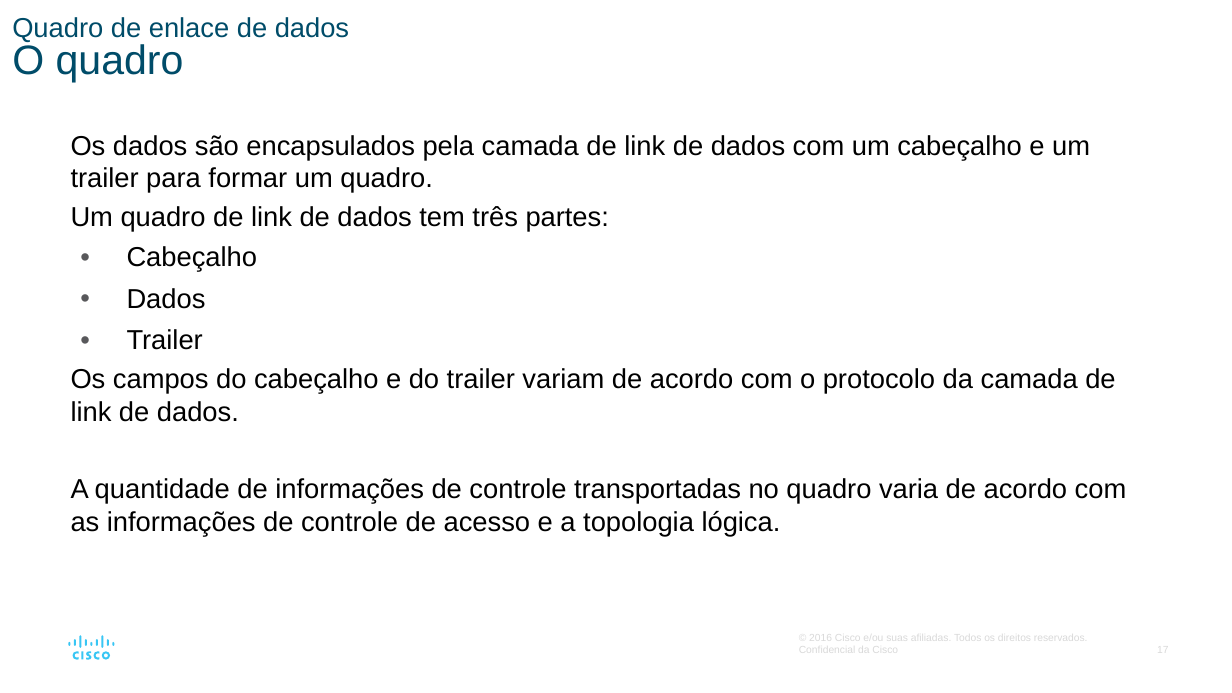
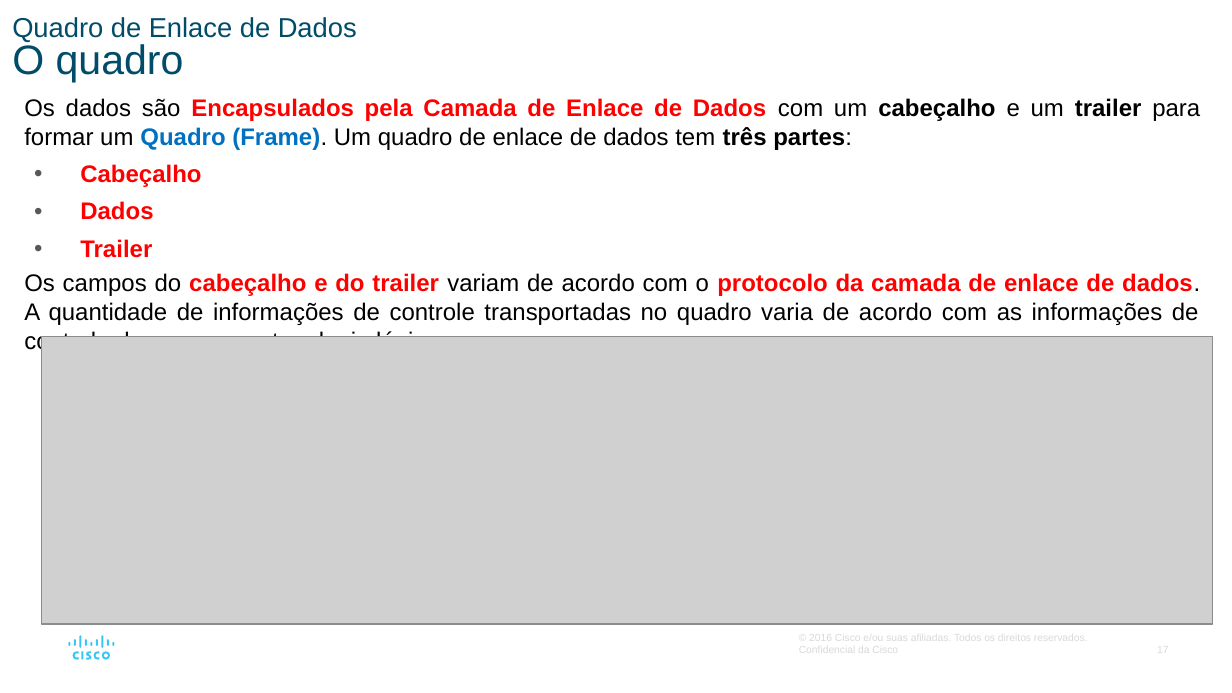
Before and after one commit to vaamonde/netacad, a slide deck: slide 17 of 02-CCNA-200-301-v7/01-CCNA-IntroducaoAsRedes-v7.02/01-Modulo01-PPTS/Modulo06-CamadaDeEnlace.pptx. Drawn at 1232x693 pixels with LibreOffice and Linux fonts; fonts in the diff are those of the drawing; grey boxes stand for pictures. Boxes give left, top, right and bottom in pixels: in the first picture for what was removed or moved away, otherwise in the second. Text is boxed around its words. In the diff, an @@ line names an element or a change of style, - is before the commit and + after.

```diff
--- a/02-CCNA-200-301-v7/01-CCNA-IntroducaoAsRedes-v7.02/01-Modulo01-PPTS/Modulo06-CamadaDeEnlace.pptx
+++ b/02-CCNA-200-301-v7/01-CCNA-IntroducaoAsRedes-v7.02/01-Modulo01-PPTS/Modulo06-CamadaDeEnlace.pptx
@@ title at bbox=[12, 17, 357, 82]: text changed @@
-Quadro de enlace de dados
-O quadro
+Quadro de Enlace de Dados
+O quadro
@@ text "Os dados são Encapsulados pela ...": place and size @@
-text "Os dados são Encapsulados pela ..." at bbox=[71, 135, 1127, 536]
+text "Os dados são Encapsulados pela ..." at bbox=[24, 98, 1200, 355]
@@ text at bbox=[24, 98, 1200, 150]: text changed; size 16 to 14 pt; bold on @@
-Os dados são encapsulados pela camada de link de dados com um cabeçalho e um trailer para formar um quadro.
-Um quadro de link de dados tem três partes:
+Os dados são Encapsulados pela Camada de Enlace de Dados com um cabeçalho e um trailer para formar um Quadro (Frame). Um quadro de enlace de dados tem três partes:
@@ text at bbox=[80, 164, 201, 258]: size 16 to 14 pt, text colour #000000 to #FF0000, bold on in "Cabeçalho", "Dados", "Trailer"; alignment left to justified @@
@@ text at bbox=[24, 273, 1200, 355]: text changed; size 16 to 14 pt @@
-  Os campos do cabeçalho e do trailer variam de acordo com o protocolo da camada de link de dados.
-  A quantidade de informações de controle transportadas no quadro varia de acordo com as informações de controle de acesso e a topologia lógica.
+  Os campos do cabeçalho e do trailer variam de acordo com o protocolo da camada de enlace de dados. A quantidade de informações de controle transportadas no quadro varia de acordo com as informações de controle de acesso e a topologia lógica.
@@ picture added at bbox=[41, 336, 1212, 623] @@
```
Also in this commit, not shown: 17 other slides changed, 3 other files.
